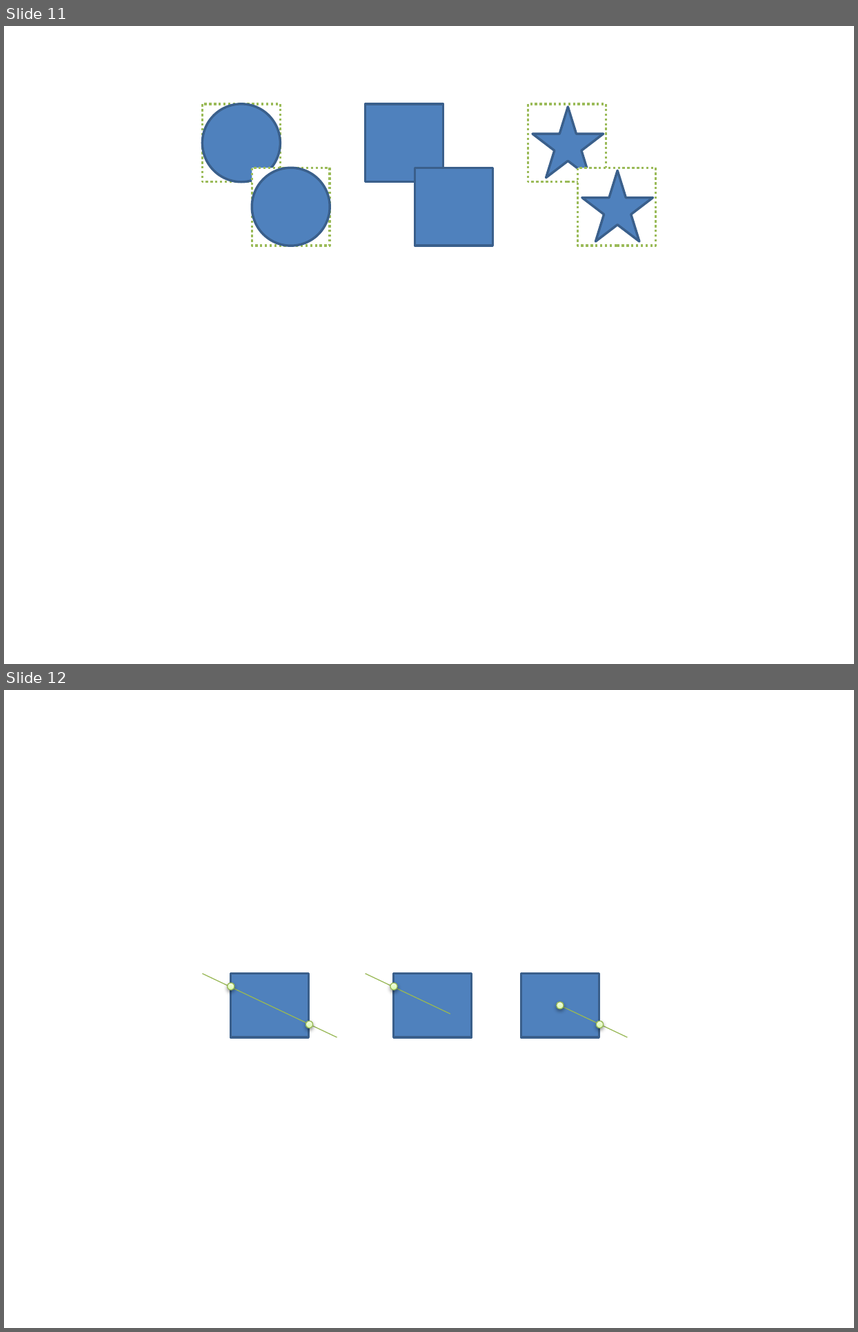
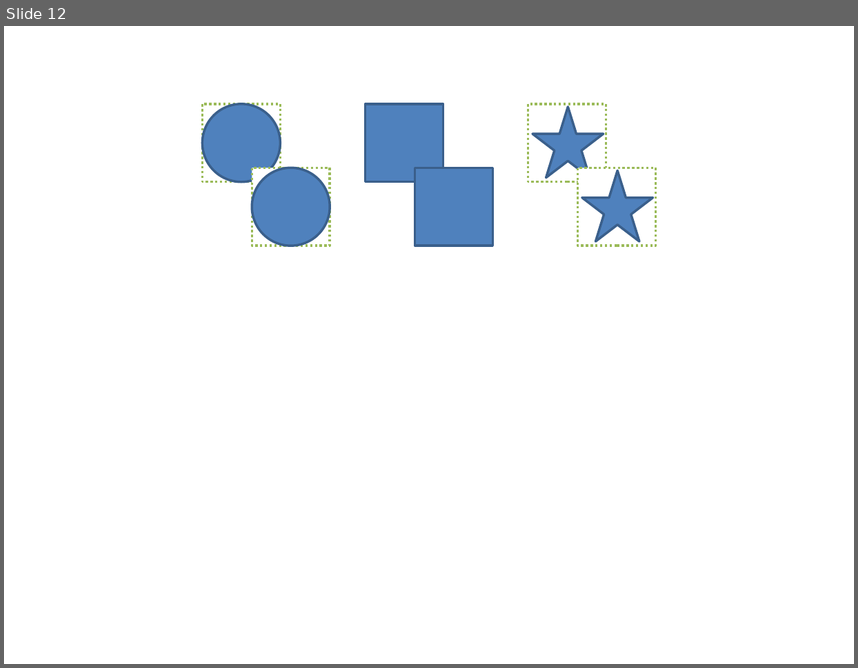
Before and after one commit to VirtuosWangH/Starling-Box2D-SiegeDuel, a slide deck: IMAGE/paperGraphic.pptx. Shown one above the other, each under a label of ours: slides 11 and 12 before the commit, slide 12 after it. The pictures are 858x1332 and 858x668 pixels, drawn with LibreOffice and Linux fonts; fonts in the diff are those of the drawing. Boxes give left, top, right and bottom in pixels: in the first picture for what was removed or moved away, otherwise in the second. Text is boxed around its words. In the diff, an @@ line names an element or a change of style, - is before the commit and + after.

```diff
--- a/IMAGE/paperGraphic.pptx
+++ b/IMAGE/paperGraphic.pptx
@@ slide 12 removed at box(4, 690, 854, 1328), background #FFFFFF @@
@@ line removed from (202, 973) to (337, 1037) @@
@@ rectangle removed at box(231, 973, 309, 1037) @@
@@ line removed from (366, 973) to (450, 1014) @@
@@ rectangle removed at box(393, 973, 472, 1037) @@
@@ rectangle removed at box(521, 973, 599, 1037) @@
@@ ellipse removed at box(228, 983, 234, 989) @@
@@ ellipse removed at box(390, 983, 397, 989) @@
@@ ellipse removed at box(306, 1021, 312, 1027) @@
@@ line removed from (557, 1004) to (627, 1037) @@
@@ ellipse removed at box(557, 1002, 564, 1009) @@
@@ ellipse removed at box(597, 1021, 604, 1027) @@
@@ what was slide 11 is now slide 12 @@
```
Also in this commit, not shown: 2 slides added, 1 other file.
